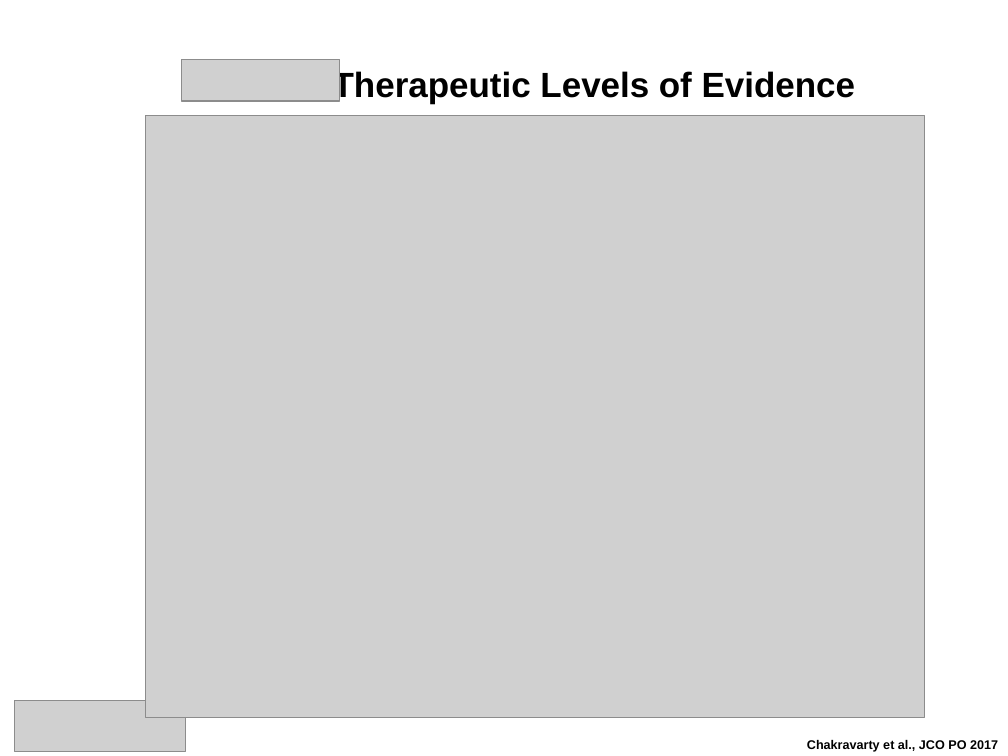
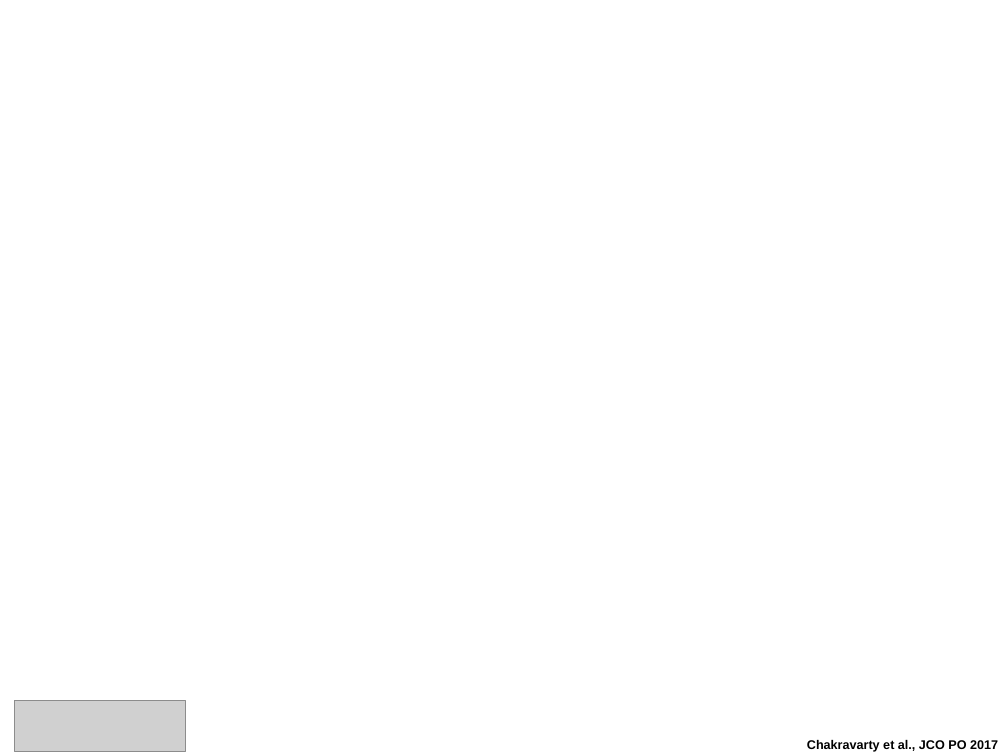
Before and after one commit to oncokb/oncokb-public, a slide deck: slide 1 of src/main/webapp/content/files/levelOfEvidence/V2/LevelsOfEvidence.ppt. Drawn at 1008x756 pixels with LibreOffice and Linux fonts; fonts in the diff are those of the drawing; grey boxes stand for pictures; background and template pictures are left out. Boxes give left, top, right and bottom in pixels: in the first picture for what was removed or moved away, otherwise in the second. Text is boxed around its words. In the diff, an @@ line names an element or a change of style, - is before the commit and + after.

Commit message:
Update all Levels of Evidence pdf/ppt

```diff
--- a/src/main/webapp/content/files/levelOfEvidence/V2/LevelsOfEvidence.ppt
+++ b/src/main/webapp/content/files/levelOfEvidence/V2/LevelsOfEvidence.ppt
@@ picture removed at (182,59,341,102) @@
@@ text removed at (333,69,856,104) @@
-Therapeutic Levels of Evidence
@@ picture removed at (145,115,924,718) @@
```
Also in this commit, not shown: 6 other files.
